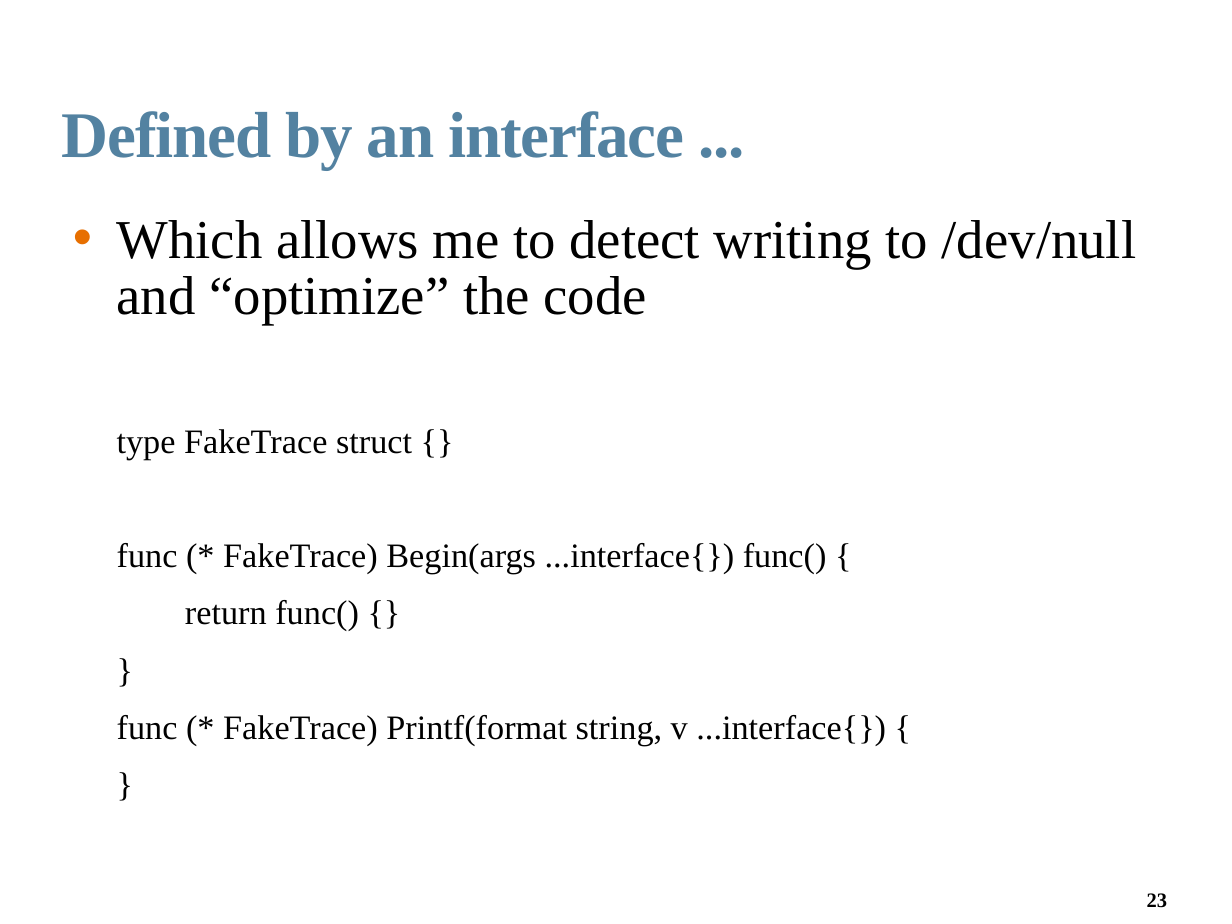
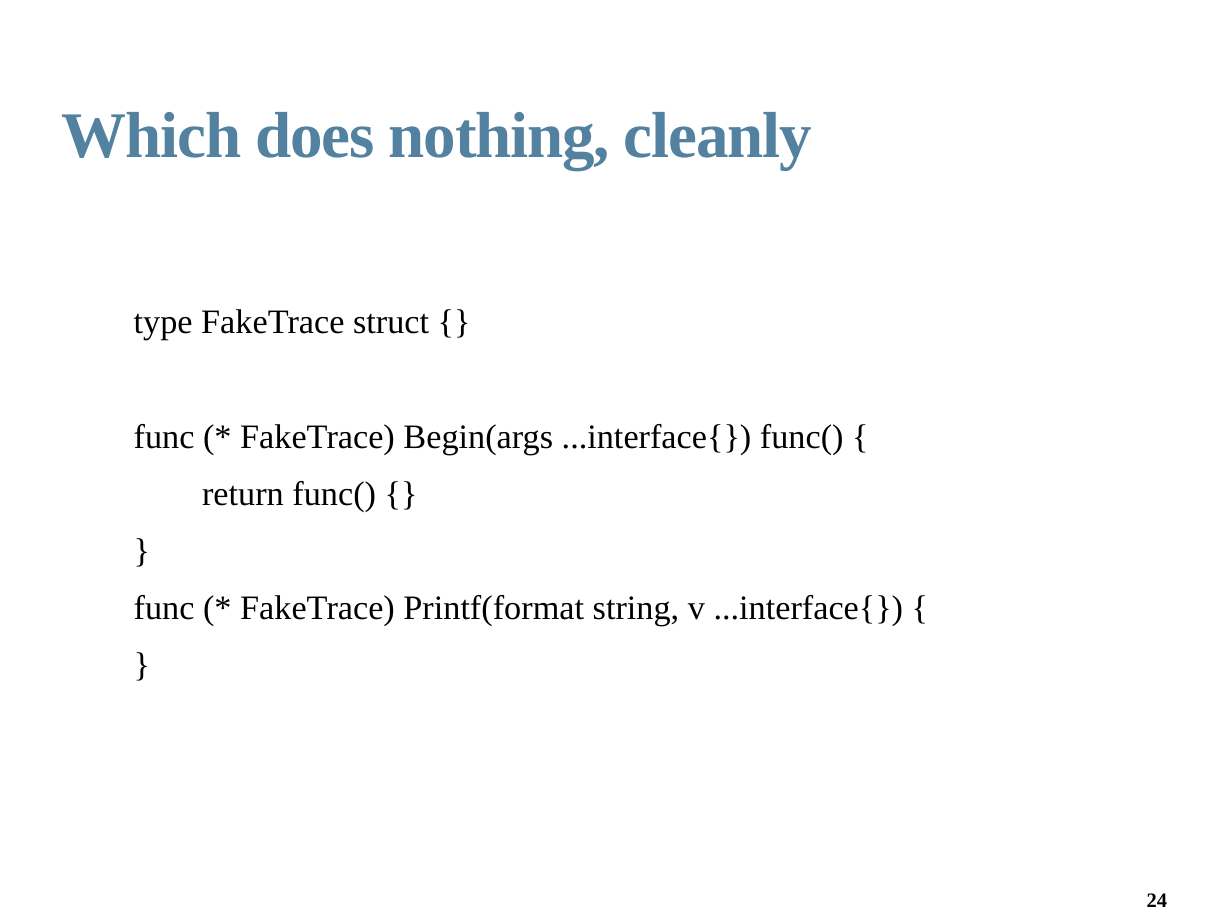
Before and after one commit to davecb/jxpath, a slide deck: slide 24 of Thirteen_Talk.odp (slide 23 before the commit). Drawn at 1232x924 pixels with LibreOffice and Linux fonts; fonts in the diff are those of the drawing; background and template pictures are left out. Boxes give left, top, right and bottom in pixels: in the first picture for what was removed or moved away, otherwise in the second. Text is boxed around its words. In the diff, an @@ line names an element or a change of style, - is before the commit and + after.

```diff
--- a/Thirteen_Talk.odp
+++ b/Thirteen_Talk.odp
@@ title at (62,112,812,169): text changed @@
-Defined by an interface ...
+Which does nothing, cleanly
@@ text "type FakeTrace struct {}": place and size @@
-text "type FakeTrace struct {}" at (117,220,1137,746)
+text "type FakeTrace struct {}" at (134,309,904,626)
@@ text at (117,220,1137,325): paragraph removed @@
-• Which allows me to detect writing to /dev/null and “optimize” the code
@@ page number at (1147,893,1167,907): text changed @@
-23
+24
```
Also in this commit, not shown: 2 other slides changed, 1 slide added, 2 other files.
